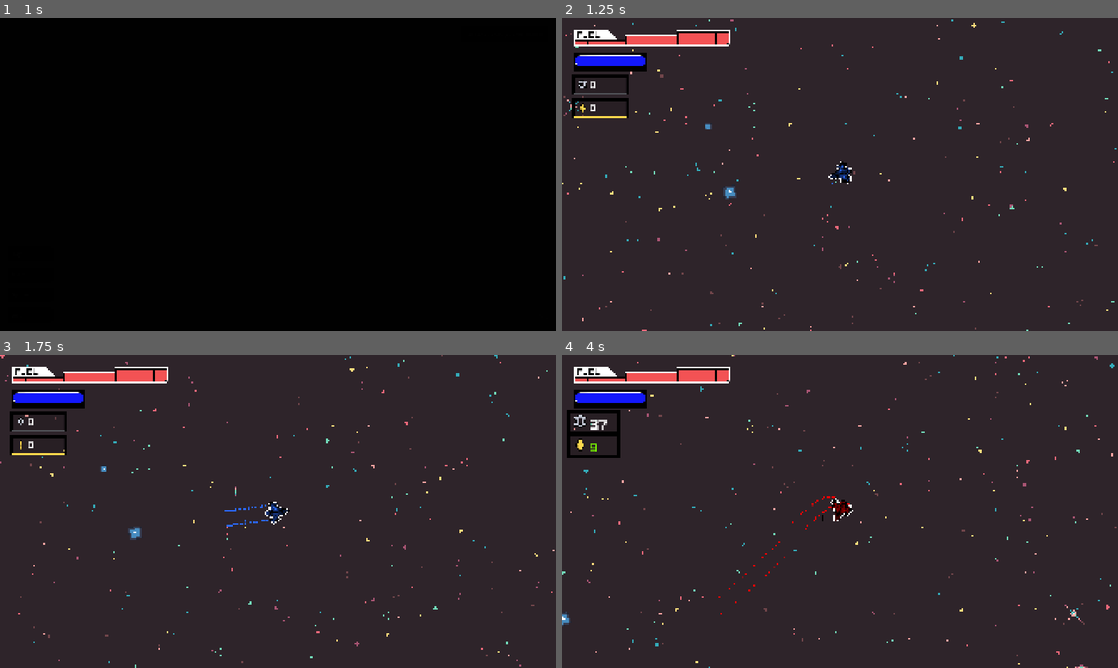
Above: before the commit, frames 1-4 (two rows, left to right).
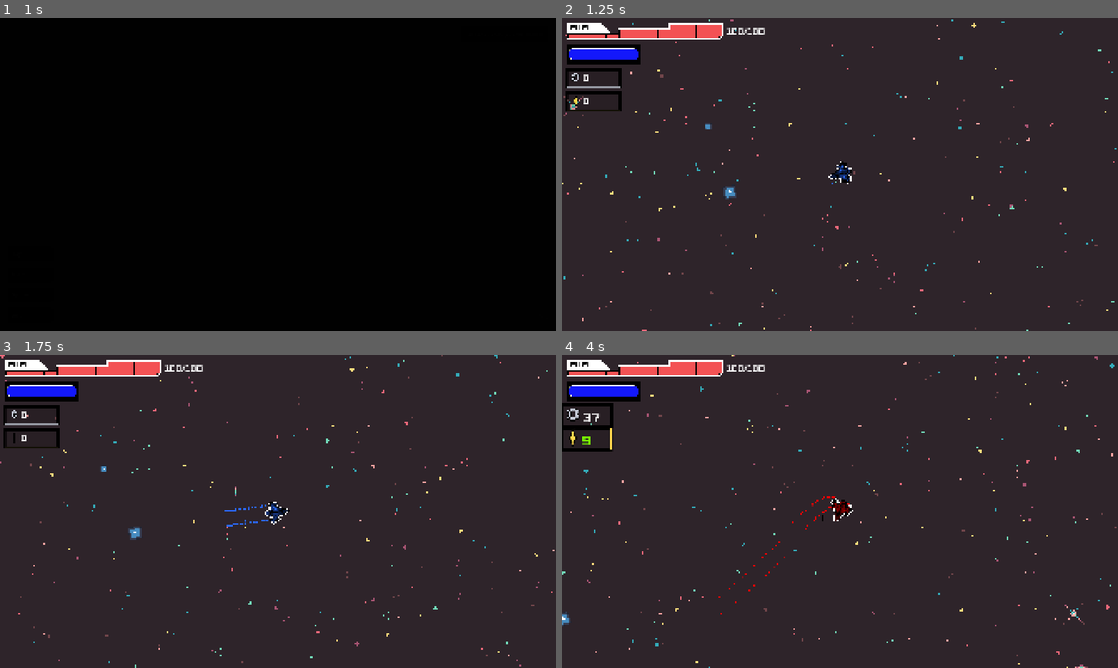
Above: after the commit, the same moments.

Repository: Yolo-Arts/Game-Off-2026
Game: Godot game, scene res://Game/main_game.tscn
Same seed, same stepped clock (60 frames per second), same inputs: the game is played once before the commit and once after it. The engine's default icon, where the game draws it, is replaced by a stand-in: a white triangle on a blue panel in a dark square. Sound files missing from this copy of the repository are replaced by a short silence.
Inputs (mouse positions are in pixels of both pictures, inside the frame that each line leads up to):
- Up to frame 1 (1 s): click "Play" at 0.5 s
- Up to frame 2 (1.25 s): no input
- Up to frame 3 (1.75 s): tap Enter at 1.25 s; move the mouse to (400, 495) at 1.27 s; hold W (move_up) from 1.28 s (still down); hold Space (Ram) from 1.28 s (still down); click (400, 495) at 1.42 s
- Up to frame 4 (4 s): move the mouse to (728, 527) at 2.02 s; release W (move_up) at 2.03 s; release Space (Ram) at 2.03 s; hold S (move_down) 2.03-2.78 s; tap Shift (shift) at 2.1 s; move the mouse to (895, 442) at 2.77 s; hold W (move_up) from 2.78 s (still down); tap T at 2.85 s; move the mouse to (812, 574) at 3.52 s; tap Space (Ram) at 3.6 s; click (812, 574) at 3.67 s

Frame 1 is identical in both runs. In frame 2, 3.4% of the frame differs, in the area x 0-37%, y 1-32%; in frame 3, 3.4%; in frame 4, 3.7%, in the area x 0-37%, y 1-33%.

Commit message:
Creating progress bar label

Diff:
--- a/Stages/main/main.tscn
+++ b/Stages/main/main.tscn
@@ -20,6 +20,8 @@
 [ext_resource type="Texture2D" uid="uid://ucrsmhls7p78" path="res://Assets/UI/FuelProgressBar/FuelProgressFill.png" id="15_r2vng"]
 [ext_resource type="Texture2D" uid="uid://b17pq178napp7" path="res://Assets/ProgrammerArt/EnergyBar.png" id="16_33khn"]
 [ext_resource type="Script" uid="uid://4qe5t0x1fdm7" path="res://UI/energy_bar.gd" id="17_1b66h"]
+[ext_resource type="PackedScene" uid="uid://ch5aqpwcbnv7e" path="res://UI/ProgressBarLabel/progress_bar_label.tscn" id="17_r2vng"]
+[ext_resource type="Theme" uid="uid://ctc3ilidqstex" path="res://Assets/UITheme/theme.tres" id="18_0ptnc"]
 
 [sub_resource type="Resource" id="Resource_bi0sn"]
 script = ExtResource("9_qfemd")
@@ -75,10 +77,10 @@
 grow_horizontal = 2
 grow_vertical = 2
 mouse_filter = 2
-theme_override_constants/margin_left = 40
-theme_override_constants/margin_top = 40
-theme_override_constants/margin_right = 40
-theme_override_constants/margin_bottom = 40
+theme_override_constants/margin_left = 16
+theme_override_constants/margin_top = 16
+theme_override_constants/margin_right = 16
+theme_override_constants/margin_bottom = 16
 
 [node name="VBoxContainer" type="VBoxContainer" parent="HUD/MarginContainer" unique_id=238998696]
 layout_mode = 2
@@ -95,6 +97,16 @@
 script = ExtResource("15_guytx")
 event_bus_signal = Array[StringName]([&"health_changed", &"health_increased", &"health_reduced"])
 
+[node name="ProgressBarLabel" parent="HUD/MarginContainer/VBoxContainer/FuelProgressBar" unique_id=1147571644 instance=ExtResource("17_r2vng")]
+layout_mode = 0
+offset_left = 554.0
+offset_top = 17.0
+offset_right = 731.0
+offset_bottom = 47.0
+theme = ExtResource("18_0ptnc")
+theme_override_font_sizes/font_size = 28
+text = "100/1000"
+
 [node name="EnergyBar" type="TextureProgressBar" parent="HUD/MarginContainer/VBoxContainer" unique_id=1845865454]
 layout_mode = 2
 value = 100.0
--- /dev/null
+++ b/UI/ProgressBarLabel/progress_bar_label.gd
@@ -0,0 +1,25 @@
+extends Label
+
+var parent
+var event_bus_signal: Array[StringName]
+
+func _ready():
+	parent = get_parent()
+	event_bus_signal = parent.event_bus_signal
+
+	if event_bus_signal.is_empty():
+		push_error("NO SIGNALS SET FOR -> ", name)
+		return
+
+	for sig in event_bus_signal:
+		if EventSystem.has_signal(sig):
+			EventSystem.connect(sig, _stat_changed)
+
+
+	if parent == null: return
+
+	text = "%d/%d" % [parent.value, parent.max_value]
+
+func _stat_changed(new_value: float, new_max: float = parent.max_value) -> void:
+	print("Hi")
+	text = "%d/%d" % [new_value, new_max]
--- /dev/null
+++ b/UI/ProgressBarLabel/progress_bar_label.tscn
@@ -0,0 +1,9 @@
+[gd_scene format=3 uid="uid://ch5aqpwcbnv7e"]
+
+[ext_resource type="Script" uid="uid://ej62it1gcalq" path="res://UI/ProgressBarLabel/progress_bar_label.gd" id="1_188bg"]
+
+[node name="ProgressBarLabel" type="Label" unique_id=1147571644]
+offset_right = 40.0
+offset_bottom = 23.0
+text = "100 / 1000"
+script = ExtResource("1_188bg")
Not shown, added: UI/ProgressBarLabel/progress_bar_label.gd.uid
